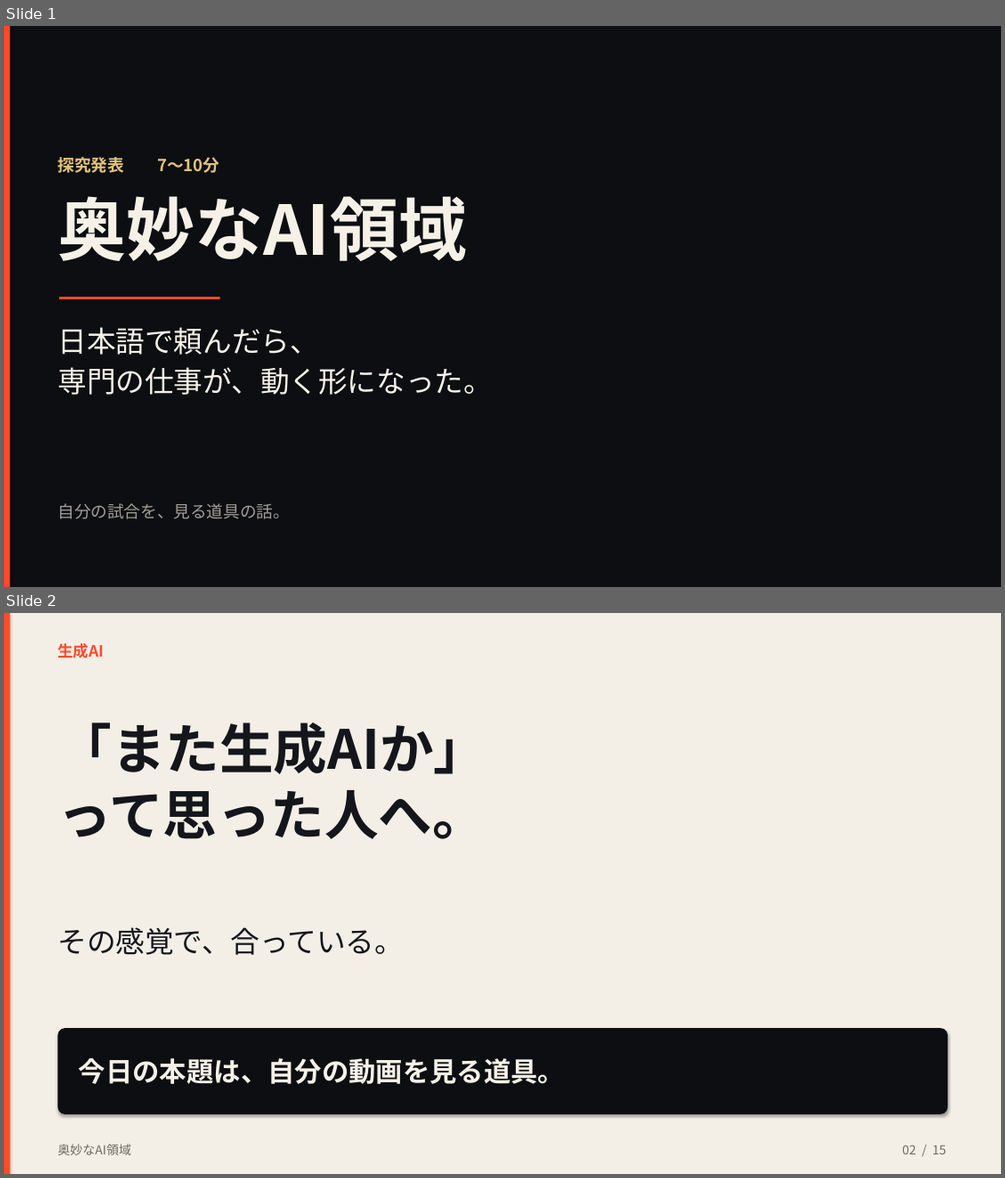
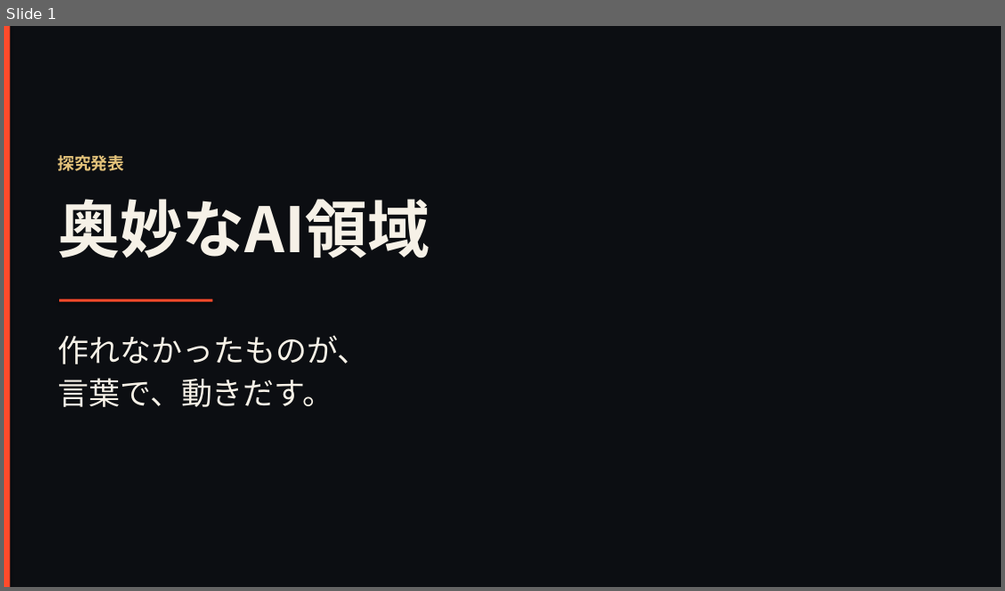
Before and after one commit to kouyozhang-design/vodcoach-ai, a slide deck: presentation/奥妙なAI領域.pptx. Shown one above the other, each under a label of ours: slides 1 and 2 before the commit, slide 1 after it. The pictures are 1005x1178 and 1005x591 pixels, drawn with LibreOffice and Linux fonts; fonts in the diff are those of the drawing. Boxes give left, top, right and bottom in pixels: in the first picture for what was removed or moved away, otherwise in the second. Text is boxed around its words. In the diff, an @@ line names an element or a change of style, - is before the commit and + after.

```diff
--- a/presentation/奥妙なAI領域.pptx
+++ b/presentation/奥妙なAI領域.pptx
@@ slide 2 removed at <box>4,613,1001,1174</box>, background #F3EFE6 @@
@@ rectangle removed at <box>4,613,10,1174</box> @@
@@ text removed at <box>57,643,104,658</box> @@
-生成AI
@@ text removed at <box>57,722,487,839</box> @@
-「また生成AIか」
-って思った人へ。
@@ text removed at <box>57,927,404,955</box> @@
-その感覚で、合っている。
@@ rounded rectangle removed at <box>57,1028,947,1114</box> @@
@@ text removed at <box>79,1058,565,1084</box> @@
-今日の本題は、自分の動画を見る道具。
@@ text removed at <box>57,1143,131,1155</box> @@
-奥妙なAI領域
@@ text removed at <box>902,1144,947,1154</box> @@
-02 / 15
@@ slide 1 changed as well @@
@@ text at <box>57,155,123,171</box>: text changed @@
-探究発表 7〜10分
+探究発表
@@ text "奥妙なAI領域" at <box>57,199,429,258</box>: size 66 to 60 pt @@
@@ rectangle: place and size @@
-rectangle at <box>59,297,220,300</box>
+rectangle at <box>59,299,212,302</box>
@@ text at <box>57,335,368,407</box>: text changed; size 28 to 30 pt @@
-日本語で頼んだら、
-専門の仕事が、動く形になった。
+作れなかったものが、
+言葉で、動きだす。
@@ text removed at <box>57,503,289,519</box> @@
-自分の試合を、見る道具の話。
```
Also in this commit, not shown: 4 other slides changed, 10 slides added, 10 other slides removed, 2 other files.
